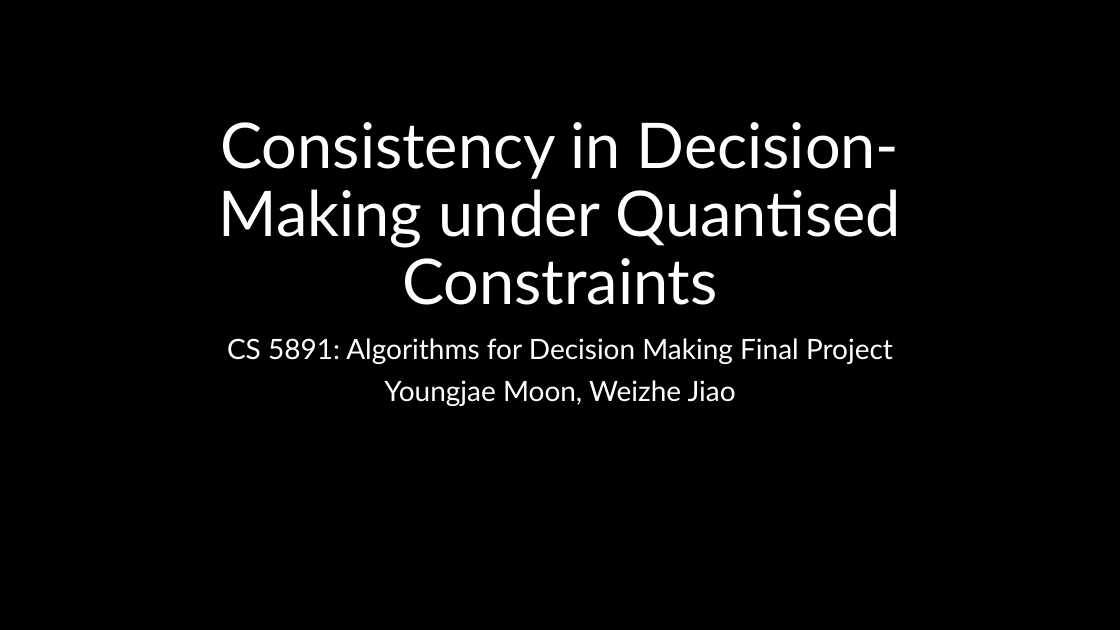
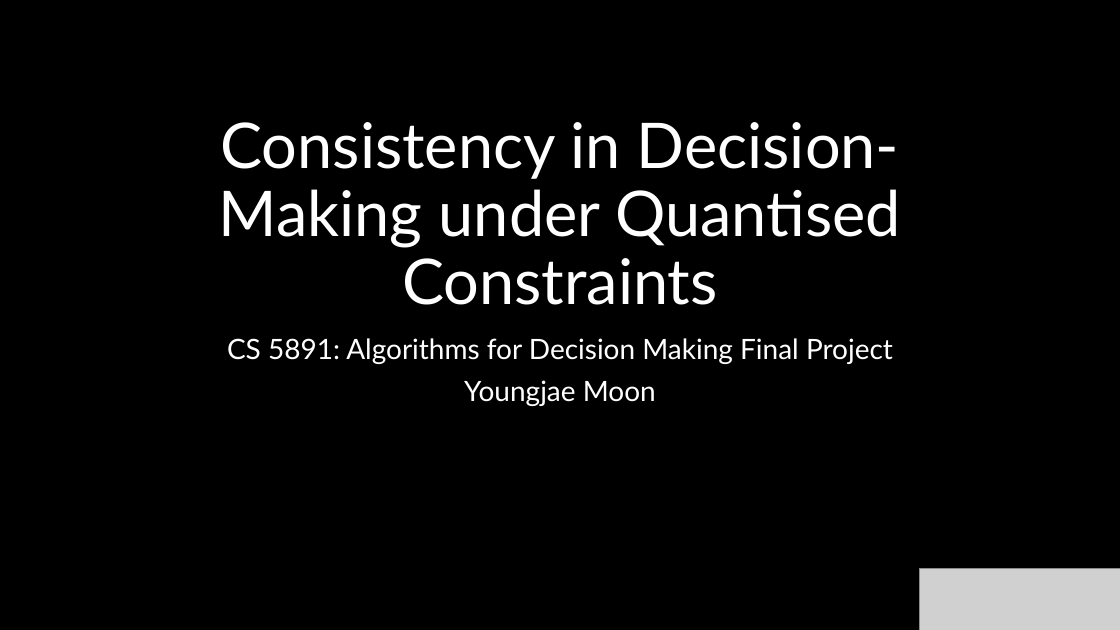
Before and after one commit to Pingumaniac/Consistency_Quantised_Constraints, a slide deck: slide 1 of doc/final_presentation.pptx. Drawn at 1120x630 pixels with LibreOffice and Linux fonts; fonts in the diff are those of the drawing; grey boxes stand for pictures. Boxes give left, top, right and bottom in pixels: in the first picture for what was removed or moved away, otherwise in the second. Text is boxed around its words. In the diff, an @@ line names an element or a change of style, - is before the commit and + after.

```diff
--- a/doc/final_presentation.pptx
+++ b/doc/final_presentation.pptx
@@ subtitle at bbox=[464, 380, 656, 406]: text changed @@
-Youngjae Moon, Weizhe Jiao
+Youngjae Moon
@@ picture added at bbox=[920, 569, 1120, 630] @@
```
Also in this commit, not shown: 7 other slides changed, 1 slide added, 2 other files.
